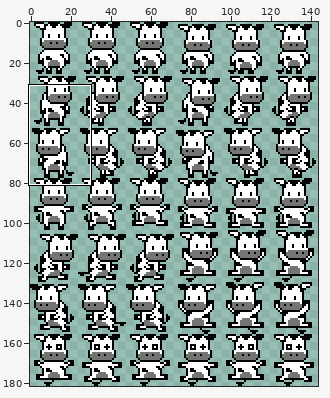
Sprite sheet: gamepeach/debug/images/ufo_cow_w_1.png. The picture above shows the old version from afar; the outline marks the close-up.
Close-up. Before the edit:
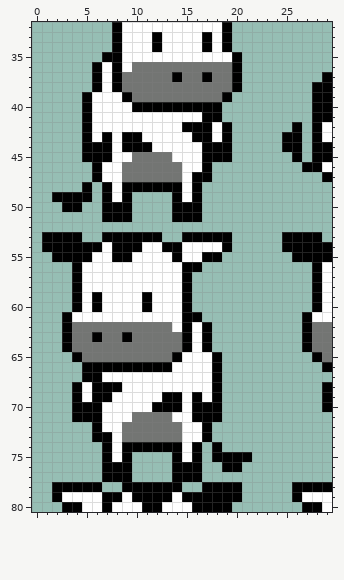
The file is 144x182 pixels. Shown: x 0..29, y 32..80. The commit also changed other parts of the picture, which this record leaves out.
And afterwards:
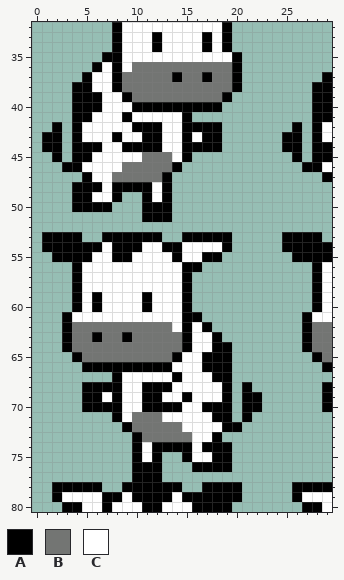
Palette (. is transparent): A #000000  B #737573  C #ffffff
Edits made:
y 37: x 5..6 .A -> AC
y 38: x 4..6 ..A -> AAC
y 39..40: x 4 . -> A; x 6 C -> A
y 41: x 4 . -> A; x 9 C -> A; x 15..18 CCAA -> A...
y 42: x 2 . -> A; x 4..5 .A -> AC; x 10..12 CCC -> AAA; x 18..19 CA -> A.
y 43: x 1..2 .. -> AA; x 4..5 .A -> AC; x 7..12 ACAACC -> CACCAA; x 15..16 CA -> AC; x 18..19 CA -> A.
y 44: x 1..2 .. -> AA; x 4 . -> A; x 7 A -> C; x 12 C -> A; x 15..16 CC -> AA; x 19 A -> .
y 45: x 2 . -> A; x 4 . -> A; x 6..7 AA -> CC; x 10 B -> C; x 15..19 CCAAA -> A....
y 46: x 3..6 ...A -> AACC; x 14..17 BCCA -> A...
y 47: x 5..6 .A -> AC; x 8 C -> B; x 13..17 BBCAA -> A....
y 48: x 4 . -> A; x 6..8 .AC -> ACA; x 12 A -> C; x 14..16 ACA -> ...
y 49: x 2..3 AA -> ..; x 6..9 .ACA -> CCA.; x 11..16 ...ACA -> ACA...
y 50: x 3 A -> .; x 5..6 .. -> AA; x 8..9 AA -> ..; x 11..16 ...AAA -> AAA...
y 51: x 7..9 AAA -> ...; x 11..16 ...AAA -> AAA...
y 63: x 17..18 A. -> CA
y 64: x 17..19 A.. -> CAA
y 65..66: x 17 C -> A; x 19 . -> A
y 67: x 5..8 AACC -> ...A; x 14 C -> A; x 19 . -> A
y 68: x 4..5 AC -> .A; x 11..13 CCC -> AAA; x 18..19 A. -> CA; x 21 . -> A
y 69: x 4..5 AC -> .A; x 7..8 AC -> CA; x 11..16 CCAACA -> AACCAC; x 18..19 A. -> CA; x 21..22 .. -> AA
y 70: x 4 A -> .; x 7..8 CC -> AA; x 11 C -> A; x 16 A -> C; x 19 . -> A; x 21..22 .. -> AA
y 71: x 4..8 AAACC -> ....A; x 13 B -> C; x 16..17 AA -> CC; x 19 . -> A; x 21 . -> A
y 72: x 6..9 ACCB -> ...A; x 17..20 A... -> CCAA
y 73: x 6..10 AACBB -> ....A; x 15 C -> B; x 17..18 A. -> CA
y 74: x 7..9 ACA -> ...; x 11 A -> C; x 15..17 CA. -> ACA; x 19 . -> A
y 75: x 7..12 ACA... -> ...ACA; x 14..17 ACA. -> .ACC; x 20..21 AA -> ..
y 76: x 7..12 AAA... -> ...AAA; x 14..15 AA -> ..; x 17..18 .. -> AA; x 20 A -> .
y 77: x 7..12 AAA... -> ...AAA; x 14..16 AAA -> ...
Boxes around the changes in both close-ups, in picture pixels (x1, y1, x2, y2):
changed: (42, 72, 232, 222)
changed: (72, 332, 262, 482)
